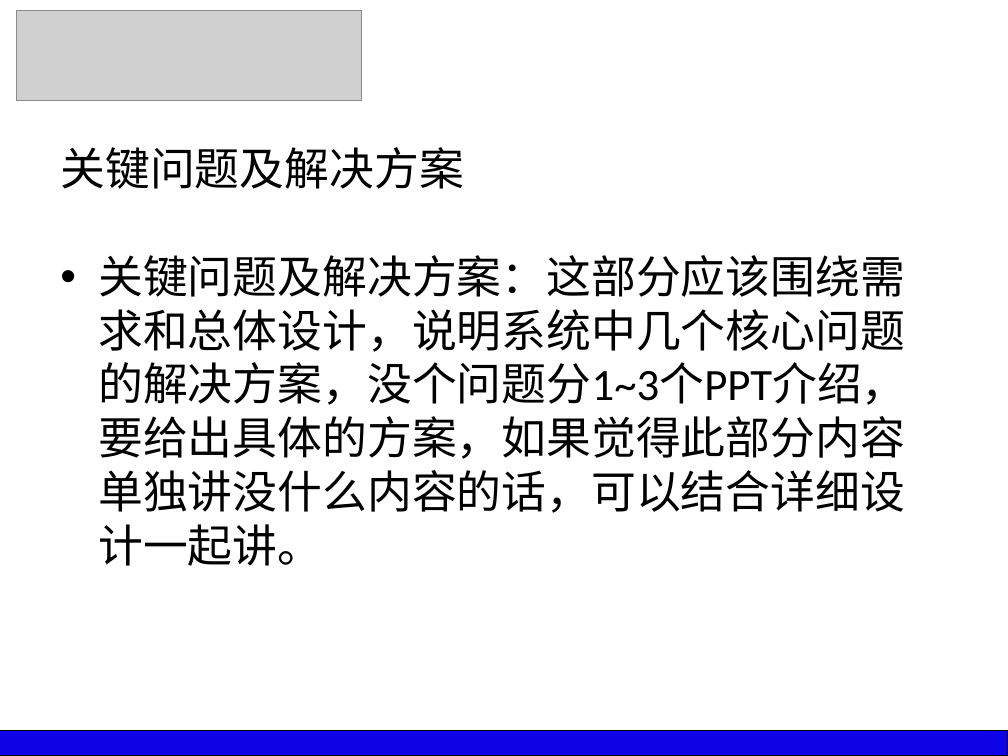
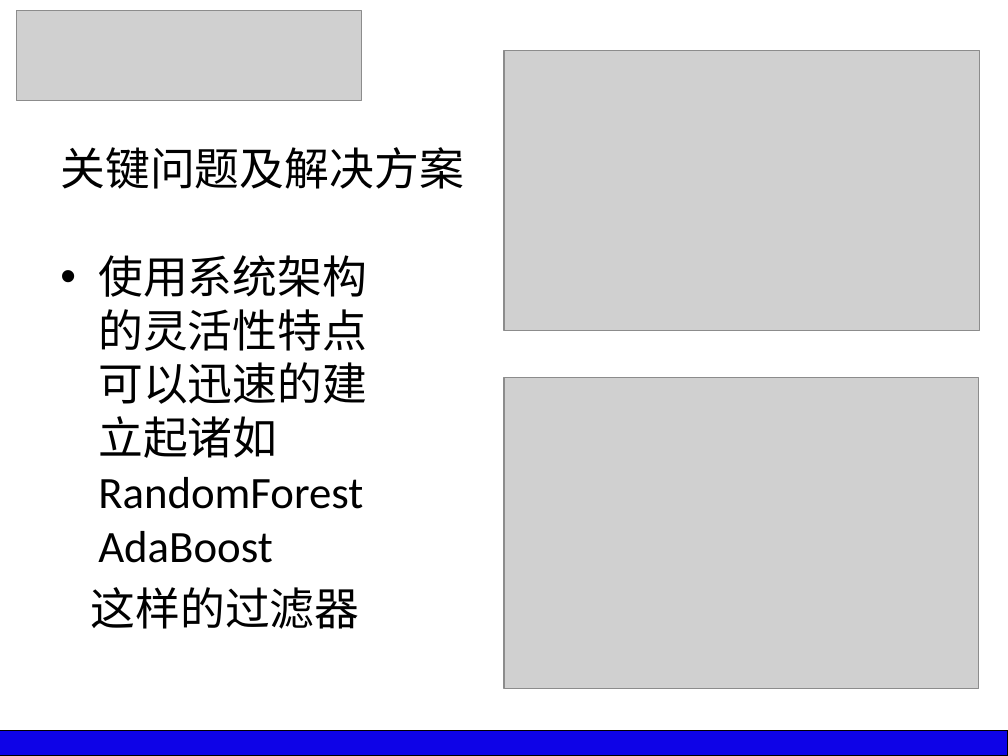
Before and after one commit to silver6wings/WeiboFilter, a slide deck: slide 11 of _Paper/X.最终毕业论文/0.于俊超_毕业答辩PPT.pptx (slide 7 before the commit). Drawn at 1008x756 pixels with LibreOffice and Linux fonts; fonts in the diff are those of the drawing; grey boxes stand for pictures. Boxes give left, top, right and bottom in pixels: in the first picture for what was removed or moved away, otherwise in the second. Text is boxed around its words. In the diff, an @@ line names an element or a change of style, - is before the commit and + after.

```diff
--- a/_Paper/X.最终毕业论文/0.于俊超_毕业答辩PPT.pptx
+++ b/_Paper/X.最终毕业论文/0.于俊超_毕业答辩PPT.pptx
@@ picture added at bbox=[504, 50, 980, 331] @@
@@ text added at bbox=[91, 255, 367, 629], 32 pt, text #000000 @@
+• 使用系统架构的灵活性特点可以迅速的建立起诸如RandomForest AdaBoost
+这样的过滤器
@@ text removed at bbox=[98, 255, 907, 566] @@
-• 关键问题及解决方案：这部分应该围绕需求和总体设计，说明系统中几个核心问题的解决方案，没个问题分1~3个PPT介绍，要给出具体的方案，如果觉得此部分内容单独讲没什么内容的话，可以结合详细设计一起讲。
@@ picture added at bbox=[504, 378, 979, 688] @@
```
Also in this commit, not shown: 5 other slides changed, 12 slides added, 5 slides removed, 3 other files.
